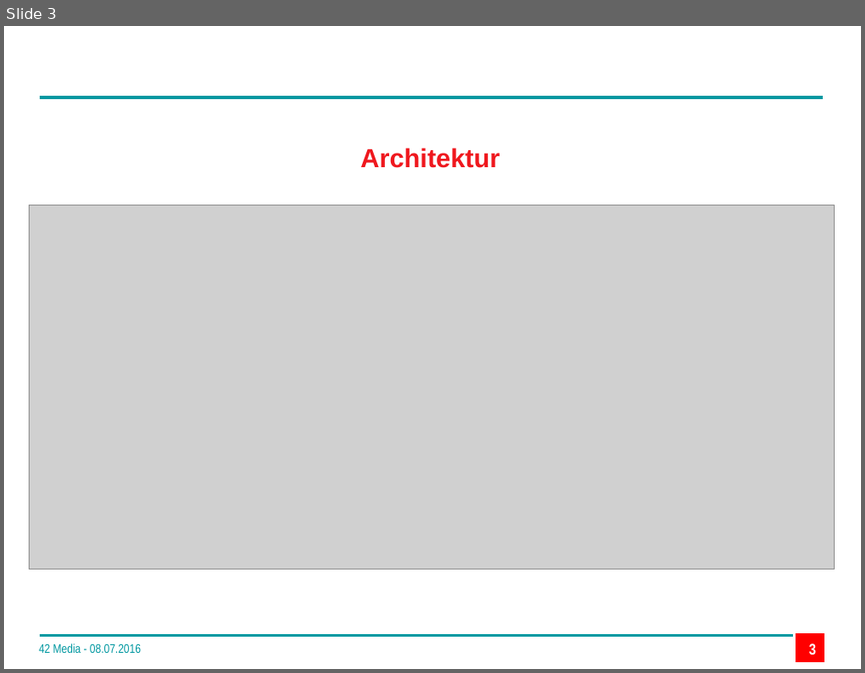
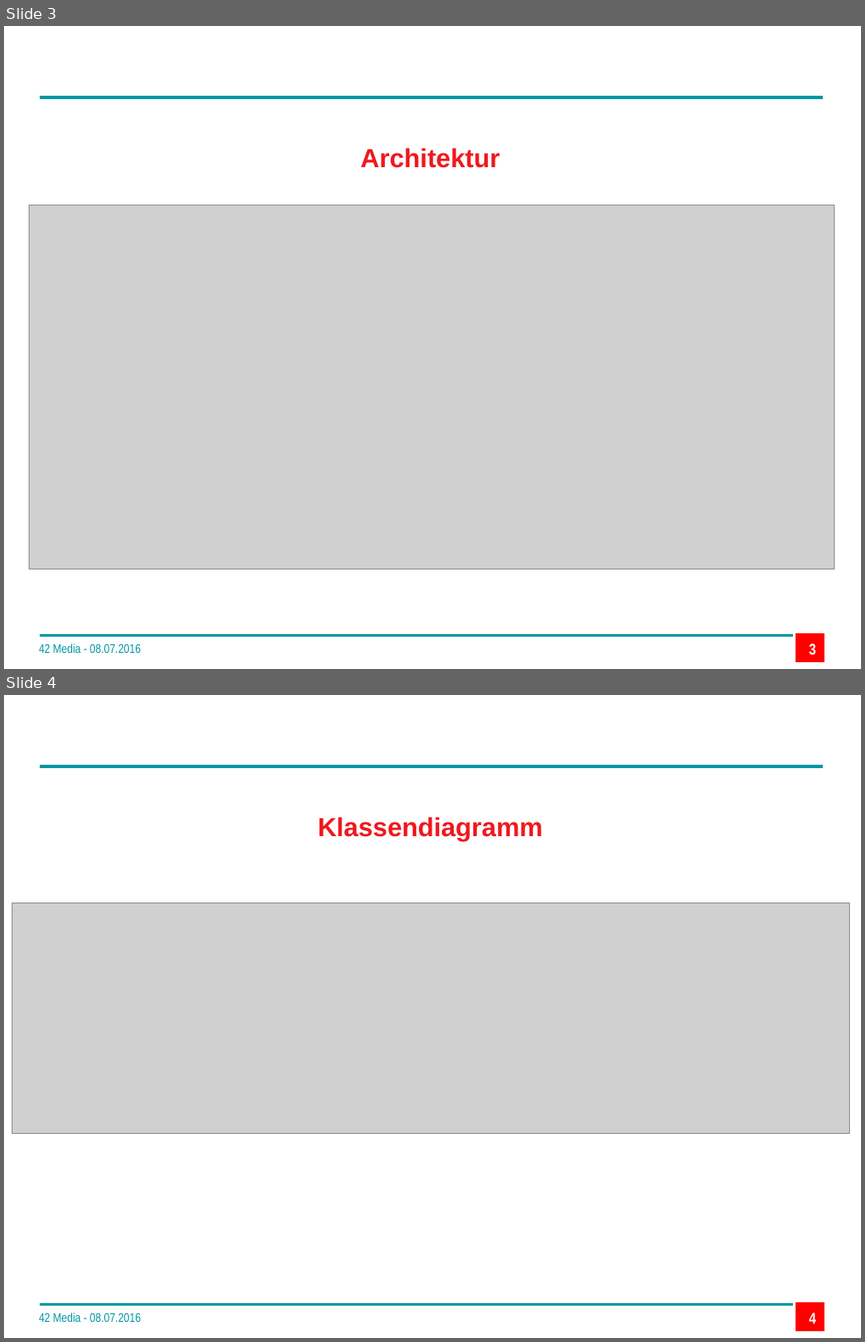
Before and after one commit to 42Media/Documentation, a slide deck: 42Media.pptx. Shown one above the other, each under a label of ours: slide 3 before the commit, slides 3 and 4 after it. The pictures are 865x673 and 865x1342 pixels, drawn with LibreOffice and Linux fonts; fonts in the diff are those of the drawing; grey boxes stand for pictures; background and template pictures are left out. Boxes give left, top, right and bottom in pixels: in the first picture for what was removed or moved away, otherwise in the second. Text is boxed around its words. In the diff, an @@ line names an element or a change of style, - is before the commit and + after.

Commit message:
update ppt

```diff
--- a/42Media.pptx
+++ b/42Media.pptx
@@ slide 4 added at box(4, 695, 861, 1338), background #FFFFFF; not listed: 3 template elements that a slide beside it also shows @@
@@ text added at box(318, 817, 543, 841), 22 pt, text #EF181E, bold @@
+Klassendiagramm
@@ picture added at box(12, 902, 850, 1134) @@
@@ text added at box(39, 1312, 141, 1321), 10.5 pt, text #0098A1 @@
+42 Media - 08.07.2016
@@ page number added at box(809, 1312, 816, 1323), 13 pt, text #FFFFFF, bold @@
+4
```
Also in this commit, not shown: 1 other slide added.
